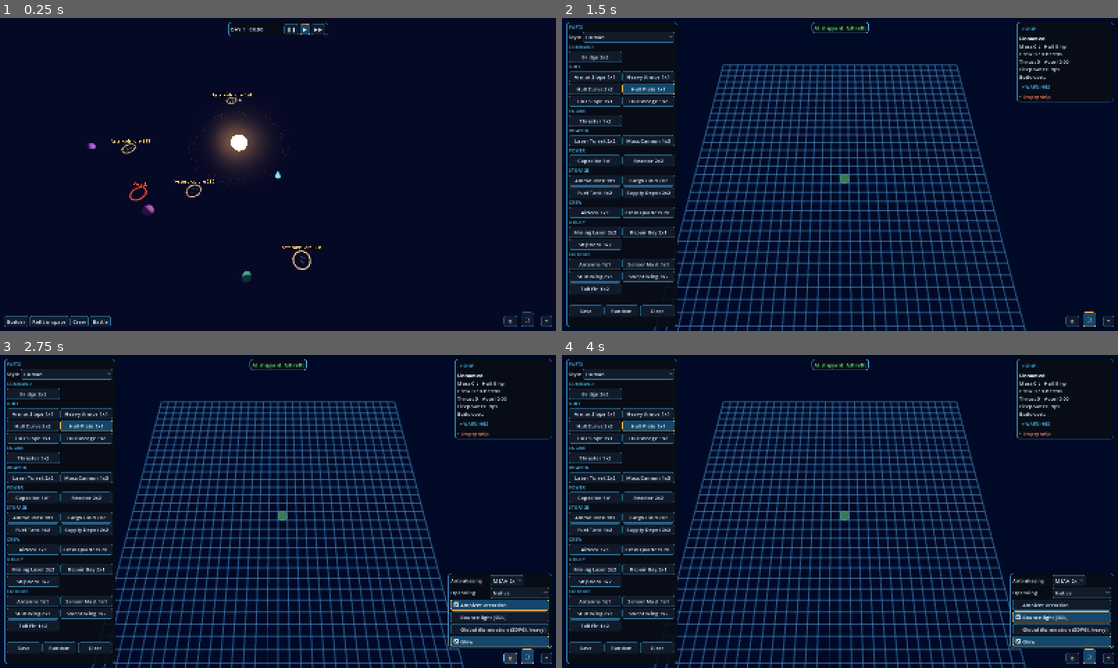
Above: before the commit, frames 1-4 (two rows, left to right).
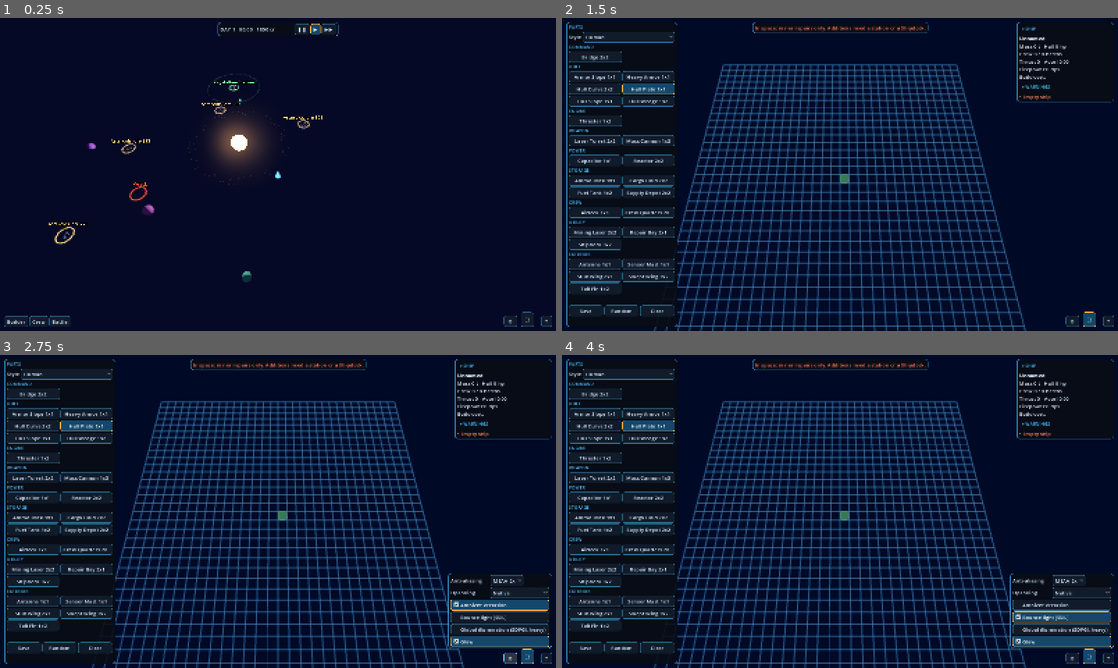
Above: after the commit, the same moments.

Repository: Littlebutta/Space-Lord
Game: Godot game, scene res://scenes/main.tscn
Same seed, same stepped clock (60 frames per second), same inputs: the game is played once before the commit and once after it.
Inputs:
- Up to frame 1 (0.25 s): no input
- Up to frame 2 (1.5 s): click "Builder" at 0.5 s; click "⛶" at 1.25 s
- Up to frame 3 (2.75 s): click "⚙" at 2 s
- Up to frame 4 (4 s): click "Ambient occlusion" at 2.75 s; click "Bounce light (SSIL)" at 3.5 s

The runs differ from the first frame. In frame 1, 1.3% of the frame differs, in the area x 5-61%, y 1-99%; in frame 2, 0.4%; in frame 3, 0.4%; in frame 4, 0.4%.

Commit message:
Neutral space stations, credits and faction blueprints
One station per system on the map, run by a non-human faction. Fly to
it to hire crew, buy food, sell ore from the hold and buy that faction's
part blueprints. Being in station range allows full refits; blueprint
parts are locked in the builder until bought. Wallet carries credits,
crew and cargo between scenes.

Co-Authored-By: Claude Opus 5.5 <noreply@anthropic.com>
Claude-Session: https://claude.ai/code/session_0127pNqkN6sWGLJCGkakimeC

Diff:
--- /dev/null
+++ b/godot/data/blueprints/bio_cannon.tres
@@ -0,0 +1,10 @@
+[gd_resource type="Resource" script_class="Blueprint" load_steps=2 format=3]
+
+[ext_resource type="Script" path="res://scripts/economy/blueprint.gd" id="1"]
+
+[resource]
+script = ExtResource("1")
+module = &"cannon"
+theme = &"bio"
+price = 400
+materials = {"copper": 10.0}
--- /dev/null
+++ b/godot/data/blueprints/bio_engine.tres
@@ -0,0 +1,10 @@
+[gd_resource type="Resource" script_class="Blueprint" load_steps=2 format=3]
+
+[ext_resource type="Script" path="res://scripts/economy/blueprint.gd" id="1"]
+
+[resource]
+script = ExtResource("1")
+module = &"engine"
+theme = &"bio"
+price = 300
+materials = {}
--- /dev/null
+++ b/godot/data/blueprints/crystal_capacitor.tres
@@ -0,0 +1,10 @@
+[gd_resource type="Resource" script_class="Blueprint" load_steps=2 format=3]
+
+[ext_resource type="Script" path="res://scripts/economy/blueprint.gd" id="1"]
+
+[resource]
+script = ExtResource("1")
+module = &"capacitor"
+theme = &"crystal"
+price = 300
+materials = {"silicon": 6.0}
--- /dev/null
+++ b/godot/data/blueprints/crystal_turret.tres
@@ -0,0 +1,10 @@
+[gd_resource type="Resource" script_class="Blueprint" load_steps=2 format=3]
+
+[ext_resource type="Script" path="res://scripts/economy/blueprint.gd" id="1"]
+
+[resource]
+script = ExtResource("1")
+module = &"turret"
+theme = &"crystal"
+price = 450
+materials = {"silicon": 12.0}
--- /dev/null
+++ b/godot/data/blueprints/scrap_armor.tres
@@ -0,0 +1,10 @@
+[gd_resource type="Resource" script_class="Blueprint" load_steps=2 format=3]
+
+[ext_resource type="Script" path="res://scripts/economy/blueprint.gd" id="1"]
+
+[resource]
+script = ExtResource("1")
+module = &"armor"
+theme = &"scrap"
+price = 200
+materials = {}
--- /dev/null
+++ b/godot/data/blueprints/scrap_mining_laser.tres
@@ -0,0 +1,10 @@
+[gd_resource type="Resource" script_class="Blueprint" load_steps=2 format=3]
+
+[ext_resource type="Script" path="res://scripts/economy/blueprint.gd" id="1"]
+
+[resource]
+script = ExtResource("1")
+module = &"mining_laser"
+theme = &"scrap"
+price = 350
+materials = {"iron": 15.0}
--- a/godot/scripts/crew/crew_test.gd
+++ b/godot/scripts/crew/crew_test.gd
@@ -19,7 +19,8 @@
 
 func _ready() -> void:
 	var d := SiteScene.prepare(_design())
-	_ship.setup(d, maxi(int(d.total(&"berths")), int(d.total(&"crew")) + 2))
+	_ship.setup(d, Wallet.crew_for(d))
+	Wallet.board(_ship.sim.state.storage)
 	$Panel.bind(_ship.sim)
 	$UI/Tags.bind(_ship)
 	$UI/Orders.bind(_ship)
@@ -106,7 +107,9 @@
 		KEY_V: _ship.hulk.outside = not _ship.hulk.outside
 		KEY_F: _fire()
 		KEY_SPACE: _follow = not _follow
-		KEY_ESCAPE: get_tree().change_scene_to_file("res://scenes/main.tscn")
+		KEY_ESCAPE:
+			Wallet.unload(_ship.sim.state.storage, _ship.sim.crew.size())
+			get_tree().change_scene_to_file("res://scenes/main.tscn")
 
 
 ## Every working weapon fires once, a little staggered.
--- /dev/null
+++ b/godot/scripts/economy/blueprint.gd
@@ -0,0 +1,69 @@
+class_name Blueprint
+extends Resource
+## Plans for one part in one faction's style, sold at that faction's
+## stations. A part and theme pair with a blueprint file is locked in the
+## builder until bought. Unique race parts get one .tres each under
+## res://data/blueprints, so new ones need no code.
+
+const DIR := "res://data/blueprints/"
+
+@export var module: StringName  # ShipModule.id
+@export var theme: StringName  # ShipTheme.id, the faction selling it
+@export var price := 200  # credits
+@export var materials := {}  # raw materials paid on top, from the hold
+
+static var _all: Array[Blueprint] = []
+
+
+static func all() -> Array[Blueprint]:
+	if _all.is_empty():
+		for f in ResourceLoader.list_directory(DIR):
+			var b := load(DIR + f) as Blueprint
+			if b:
+				_all.append(b)
+	return _all
+
+
+## Blueprints a station of faction `tid` sells.
+static func sold_by(tid: StringName) -> Array[Blueprint]:
+	return all().filter(func(b): return b.theme == tid)
+
+
+static func find(mid: StringName, tid: StringName) -> Blueprint:
+	for b in all():
+		if b.module == mid and b.theme == tid:
+			return b
+	return null
+
+
+## Why `m` can't be built in theme `tid` right now, or "" if it can.
+static func why_locked(m: ShipModule, tid: StringName) -> String:
+	var b := find(m.id, tid)
+	if b and not Wallet.owns(b):
+		return "Needs the %s blueprint from a %s station" % [b.title(),
+				ShipTheme.by_id(tid).display_name]
+	return ""
+
+
+func key() -> StringName:
+	return StringName("%s/%s" % [theme, module])
+
+
+func title() -> String:
+	var m := ModuleLibrary.by_id(module)
+	return "%s %s" % [ShipTheme.by_id(theme).display_name,
+			m.display_name if m else String(module)]
+
+
+## Pays credits and materials from the carried hold; false if short.
+func buy() -> bool:
+	if Wallet.owns(self) or Wallet.credits < price:
+		return false
+	for k in materials:
+		if Wallet.cargo.get(k, 0.0) < materials[k]:
+			return false
+	for k in materials:
+		Wallet.cargo[k] -= materials[k]
+	Wallet.pay(price)
+	Wallet.owned.append(key())
+	return true
--- /dev/null
+++ b/godot/scripts/economy/wallet.gd
@@ -0,0 +1,88 @@
+class_name Wallet
+extends RefCounted
+## The player's money and what they carry between scenes: credits, the
+## ore and food in the hold, how many crew are aboard and which part
+## blueprints they own. Static like Travel, so it lasts the whole run.
+
+const PRICES := {"iron": 2, "copper": 4, "silicon": 5, "gold": 20, "food": 2}
+const SELL_SHARE := 0.8  # stations buy ore at this share of PRICES
+const HIRE := 150  # credits per new crew member
+const SAVE := "user://ships/player.tres"
+
+static var credits := 1000
+static var cargo := {}  # resource -> units carried between scenes
+static var crew := -1  # crew aboard, or -1 to fill every berth
+static var owned: Array[StringName] = []  # Blueprint.key() values
+static var _base := {}  # ore the local scene started with
+
+
+static func pay(cost: int) -> bool:
+	if cost > credits:
+		return false
+	credits -= cost
+	return true
+
+
+## Sells every unit of `res` carried; returns credits earned.
+static func sell(res: String) -> int:
+	var got := int(cargo.get(res, 0.0) * PRICES[res] * SELL_SHARE)
+	cargo.erase(res)
+	credits += got
+	return got
+
+
+static func owns(bp: Blueprint) -> bool:
+	return owned.has(bp.key())
+
+
+## Crew to start a scene with: saved count, else every berth.
+static func crew_for(d: ShipDesign) -> int:
+	var full := maxi(int(d.total(&"berths")), int(d.total(&"crew")) + 2)
+	return full if crew < 0 else mini(crew, full)
+
+
+## The player's saved ship, or null.
+static func ship() -> ShipDesign:
+	return load(SAVE) as ShipDesign if ResourceLoader.exists(SAVE) else null
+
+
+## Loads carried cargo into a scene's ship storage. The ore baseline is
+## taken first, so carried ore goes back into the hold on unload.
+static func board(s: Storage) -> void:
+	for k in Materials.ALL:
+		_base[k] = s.get_amount(k)
+	var left := {}
+	for k in cargo:
+		var n: float = cargo[k] - s.put(k, cargo[k])
+		if n > 0.0 and k not in Materials.ALL:
+			left[k] = n  # ore that doesn't fit is lost, food waits
+	cargo = left
+
+
+## Leaving a scene: ore gained there goes into the carried hold.
+static func unload(s: Storage, crew_left: int) -> void:
+	for k in Materials.ALL:
+		var n: float = s.get_amount(k) - _base.get(k, 0.0)
+		if n > 0.0:
+			cargo[k] = cargo.get(k, 0.0) + n
+	_base.clear()
+	crew = crew_left
+
+
+## Hires one crew member for ship `d` if a berth and the credits allow.
+static func hire(d: ShipDesign) -> bool:
+	var have := crew_for(d)
+	if have >= int(d.total(&"berths")) or not pay(HIRE):
+		return false
+	crew = have + 1
+	return true
+
+
+## Buys up to `qty` food, as much as the ship's food storage can take.
+static func buy_food(d: ShipDesign, qty: float) -> bool:
+	var room: float = d.build_storage().capacity.get("food", 0.0) - cargo.get("food", 0.0)
+	var n := minf(qty, room)
+	if n < 1.0 or not pay(int(ceil(n * PRICES.food))):
+		return false
+	cargo["food"] = cargo.get("food", 0.0) + n
+	return true
--- a/godot/scripts/map/map_fleet.gd
+++ b/godot/scripts/map/map_fleet.gd
@@ -2,10 +2,11 @@
 ## The player's ship on the system map, and the sites around it. Right
 ## click to fly somewhere (or to a site); it moves with game time, so it
 ## stops when paused and hurries when sped up. Reaching a site opens its
-## local scene.
+## local scene, or the trade window at a station.
 
 const SCENE := "res://scenes/crew/crew_test.tscn"
-const COLORS := {&"wreck": Color(1.0, 0.3, 0.2), &"asteroids": Color(0.9, 0.75, 0.45)}
+const COLORS := {&"wreck": Color(1.0, 0.3, 0.2), &"asteroids": Color(0.9, 0.75, 0.45),
+		&"station": Color(0.45, 1.0, 0.6)}
 
 var _icon := MeshInstance3D.new()
 var _flag := MeshInstance3D.new()  # where we're headed
@@ -46,6 +47,8 @@
 	t.material = MapGlow.make(COLORS[s.kind])
 	ring.mesh = t
 	n.add_child(ring)
+	if s.kind == &"station":
+		n.add_child(_station(COLORS.station))
 	if s.kind == &"asteroids":
 		for k in 5:
 			var rock := MeshInstance3D.new()
@@ -81,7 +84,14 @@
 		var s: Dictionary = Travel.sites[i]
 		_pings[i].scale = Vector3.ONE * (pulse if s.kind == &"wreck" else 1.0)
 		_labels[i].text = s.name + ("  ore %d" % s.ore if s.kind == &"asteroids" else "")
-	if reached >= 0:
+	Shipyard.docked = not Travel.near_station().is_empty()
+	if reached >= 0 and Travel.sites[reached].kind == &"station":
+		for old in find_children("", "StationPanel", false, false):
+			old.queue_free()
+		var p := StationPanel.new()
+		p.site = Travel.sites[reached]
+		add_child(p)
+	elif reached >= 0:
 		Travel.here = reached
 		get_tree().change_scene_to_file(SCENE)
 
@@ -98,3 +108,32 @@
 	Travel.aim = Travel.site_at(hit, 6.0)
 	Travel.dest = Travel.sites[Travel.aim].pos if Travel.aim >= 0 else hit
 	get_viewport().set_input_as_handled()
+
+
+
+## Placeholder station: a hub, a spinning-wheel ring and a faint ring
+## marking the refit range.
+func _station(c: Color) -> Node3D:
+	var n := Node3D.new()
+	var hub := MeshInstance3D.new()
+	var cyl := CylinderMesh.new()
+	cyl.top_radius = 0.6
+	cyl.bottom_radius = 0.6
+	cyl.height = 4.0
+	hub.mesh = cyl
+	n.add_child(hub)
+	var wheel := MeshInstance3D.new()
+	var t := TorusMesh.new()
+	t.inner_radius = 2.2
+	t.outer_radius = 2.8
+	wheel.mesh = t
+	wheel.rotation.x = 0.4
+	n.add_child(wheel)
+	var range_ := MeshInstance3D.new()
+	var r := TorusMesh.new()
+	r.inner_radius = Travel.DOCK_RANGE - 0.3
+	r.outer_radius = Travel.DOCK_RANGE
+	r.material = MapGlow.make(Color(c, 0.25))
+	range_.mesh = r
+	n.add_child(range_)
+	return n
--- /dev/null
+++ b/godot/scripts/map/station_panel.gd
@@ -0,0 +1,89 @@
+class_name StationPanel
+extends CanvasLayer
+## Trade window for a neutral station: hire crew, buy food, sell ore
+## carried in the hold and buy the station faction's part blueprints.
+## Refit opens the builder with full station refit rights.
+
+var site: Dictionary
+var _body := VBoxContainer.new()
+
+
+func _ready() -> void:
+	var p := PanelContainer.new()
+	p.custom_minimum_size.x = 340
+	p.add_child(_body)
+	UiKit.pin(self, p, Control.PRESET_CENTER_RIGHT)
+	_fill()
+
+
+func _process(_delta: float) -> void:
+	if site.pos.distance_to(Travel.pos) > Travel.DOCK_RANGE:
+		queue_free()  # flew off
+
+
+## Rebuilds the window; every purchase calls this to show new totals.
+func _fill() -> void:
+	for c in _body.get_children():
+		c.queue_free()
+	var d := Wallet.ship()
+	_body.add_child(UiKit.header(site.name))
+	_line("Credits %d" % Wallet.credits)
+	_body.add_child(UiKit.header("Services"))
+	if d:
+		_buy("Crew aboard %d / %d berths" % [Wallet.crew_for(d), d.total(&"berths")],
+				"Hire (%d cr)" % Wallet.HIRE, Wallet.hire.bind(d))
+		_buy("Food in hold %.0f" % Wallet.cargo.get("food", 0.0),
+				"Buy 20 (%d cr)" % (20 * Wallet.PRICES.food), Wallet.buy_food.bind(d, 20.0))
+	else:
+		_line("Build and save a ship to hire crew or buy food")
+	_body.add_child(UiKit.header("Sell ore"))
+	var any := false
+	for k in Materials.ALL:
+		var n: float = Wallet.cargo.get(k, 0.0)
+		if n >= 1.0:
+			any = true
+			var cr := int(n * Wallet.PRICES[k] * Wallet.SELL_SHARE)
+			_buy("%s %.0f" % [k.capitalize(), n], "Sell (%d cr)" % cr, Wallet.sell.bind(k))
+	if not any:
+		_line("No ore in the hold. Mine asteroids, then come back.")
+	_body.add_child(UiKit.header("Blueprints"))
+	for b in Blueprint.sold_by(site.faction):
+		var cost := "%d cr" % b.price
+		if not b.materials.is_empty():
+			cost += ", " + Materials.line(b.materials)
+		var btn := _buy("%s\n%s" % [b.title(), cost], "Owned" if Wallet.owns(b) else "Buy", b.buy)
+		btn.disabled = Wallet.owns(b)
+	var row := HBoxContainer.new()
+	_body.add_child(row)
+	_button(row, "Refit ship", _refit)
+	_button(row, "Undock", queue_free)
+
+
+func _line(t: String) -> void:
+	var l := Label.new()
+	l.text = t
+	_body.add_child(l)
+
+
+## A label with a button; the button runs `act` and refreshes.
+func _buy(t: String, label: String, act: Callable) -> Button:
+	var row := HBoxContainer.new()
+	var l := Label.new()
+	l.text = t
+	l.size_flags_horizontal = Control.SIZE_EXPAND_FILL
+	row.add_child(l)
+	_body.add_child(row)
+	return _button(row, label, func(): act.call(); _fill())
+
+
+func _button(row: Control, t: String, act: Callable) -> Button:
+	var b := Button.new()
+	b.text = t
+	b.pressed.connect(act)
+	row.add_child(b)
+	return b
+
+
+func _refit() -> void:
+	Shipyard.docked = true
+	get_tree().change_scene_to_file("res://scenes/ship_editor/ship_editor.tscn")
--- a/godot/scripts/map/travel.gd
+++ b/godot/scripts/map/travel.gd
@@ -1,18 +1,19 @@
 class_name Travel
 extends RefCounted
 ## The player's place on the system map, kept across scene changes, and
-## the map sites (wrecks, asteroid nodes) they can stop at. Ore left in
-## each asteroid node is remembered here too.
+## the map sites (wrecks, asteroid nodes, the system's neutral station)
+## they can stop at. Ore left in each asteroid node is remembered here too.
 
 const SPEED := 6.0  # map units per game hour
 const REACH := 4.0  # this close to a site counts as arrived
+const DOCK_RANGE := 25.0  # within this of a station you can refit
 
 static var pos := Vector3(30.0, 0.0, 30.0)
 static var dest: Variant = null  # Vector3 to fly to, or null
 static var heading := 0.0
 static var aim := -1  # site we're flying to, or -1
 static var here := -1  # site whose local scene is open, or -1
-static var sites: Array[Dictionary] = []  # {kind, pos, name, ore, seed}
+static var sites: Array[Dictionary] = []  # {kind, pos, name, ore, seed, faction}
 
 
 ## Test sites: one wreck and a few asteroid nodes, made once per run.
@@ -23,7 +24,8 @@
 	rng.seed = seed_
 	sites.append({kind = &"wreck", pos = Vector3(-60, 0, 45), name = "Wreck",
 			ore = 0.0, seed = rng.randi()})
-	while sites.size() < 5:
+	_station(rng)
+	while sites.size() < 6:
 		var a := rng.randf() * TAU
 		var p := Vector3(cos(a), 0.0, sin(a)) * rng.randf_range(40.0, 120.0)
 		if site_at(p, 30.0) >= 0:
@@ -61,3 +63,22 @@
 
 static func site() -> Dictionary:
 	return sites[here] if here >= 0 and here < sites.size() else {}
+
+
+## One neutral station per system, run by a non-human faction whose
+## blueprints it sells.
+static func _station(rng: RandomNumberGenerator) -> void:
+	var fs := ShipTheme.all().filter(func(t): return t.id != &"human")
+	var f: ShipTheme = fs[rng.randi() % fs.size()] if fs else ShipTheme.all()[0]
+	var a := rng.randf() * TAU
+	sites.append({kind = &"station", pos = Vector3(cos(a), 0, sin(a)) * 75.0,
+			name = "%s Station" % f.display_name, ore = 0.0, seed = rng.randi(),
+			faction = f.id})
+
+
+## The station in refit range of the player, or {}.
+static func near_station() -> Dictionary:
+	for s in sites:
+		if s.kind == &"station" and s.pos.distance_to(pos) < DOCK_RANGE:
+			return s
+	return {}
--- a/godot/scripts/ship_editor/ship_editor.gd
+++ b/godot/scripts/ship_editor/ship_editor.gd
@@ -77,6 +77,7 @@
 			_ui.flash("Needs a shipyard or a Shipdock module")
 		elif event.button_index == MOUSE_BUTTON_LEFT and picked:
 			var why := ShipRules.why_not(design, picked, _origin(), turn)
+			why = why if why else Blueprint.why_locked(picked, theme_id)
 			if why:
 				_ui.flash(why)
 			else:
@@ -84,7 +85,7 @@
 		elif event.button_index == MOUSE_BUTTON_RIGHT:
 			design.remove_at(_cell)
 		elif event.button_index == MOUSE_BUTTON_MIDDLE:
-			design.paint(_cell, theme_id)
+			_paint()
 		_update_ghost()
 	elif event is InputEventKey and event.pressed and not event.echo:
 		match event.keycode:
@@ -92,6 +93,16 @@
 			KEY_V: _view.outside = not _view.outside
 			KEY_ESCAPE: get_tree().change_scene_to_file(MAP_SCENE)
 		_update_ghost()
+
+
+## Repaints the part under the mouse unless that style is locked.
+func _paint() -> void:
+	var i := design.index_at(_cell)
+	var why := Blueprint.why_locked(design.modules[i], theme_id) if i >= 0 else ""
+	if why:
+		_ui.flash(why)
+	else:
+		design.paint(_cell, theme_id)
 
 
 ## Grid cell under the mouse, on the y = 0 build plane.
@@ -117,7 +128,8 @@
 	var mat := StandardMaterial3D.new()
 	mat.shading_mode = BaseMaterial3D.SHADING_MODE_UNSHADED
 	mat.transparency = BaseMaterial3D.TRANSPARENCY_ALPHA
-	var ok := design.fits(picked, r.position, turn)
+	var ok := design.fits(picked, r.position, turn) \
+			and Blueprint.why_locked(picked, theme_id).is_empty()
 	mat.albedo_color = Color(0.3, 1, 0.5, 0.45) if ok else Color(1, 0.3, 0.3, 0.45)
 	var t := ShipTheme.by_id(theme_id)
 	_ghost.mesh = ShipView.part_mesh(picked, r, turn, t, design.occupied())
--- a/godot/scripts/ships/shipyard.gd
+++ b/godot/scripts/ships/shipyard.gd
@@ -6,7 +6,7 @@
 
 const MAJOR := 0.5  # below this share of hp a repair counts as major
 
-static var docked := true  # set by the map once stations exist
+static var docked := true  # near a station; the map keeps this current
 
 
 static func has_dock(d: ShipDesign) -> bool:
@@ -25,7 +25,7 @@
 ## One line for the builder: where we are and what's allowed.
 static func status(d: ShipDesign) -> String:
 	if docked:
-		return "At shipyard: full refit"
+		return "At station: full refit"
 	if has_dock(d):
 		return "In space: Shipdock aboard, full refit"
-	return "In space: minor repairs only. Additions need a shipyard or a Shipdock."
+	return "In space: minor repairs only. Additions need a station or a Shipdock."
--- a/godot/scripts/ui/hud.gd
+++ b/godot/scripts/ui/hud.gd
@@ -3,9 +3,9 @@
 ## buttons bottom-left, and the controls behind "?" (F1).
 
 const HELP := "Space pause · 1/2 speed · WASD pan · middle mouse drag rotate\n" \
-		+ "Wheel zoom · B builder at shipyard · N builder in space · C crew · V battle\n" \
-		+ "Right click fly your ship there, or to a wreck or asteroid ping"
-const SCREENS := {"Builder": KEY_B, "Refit in space": KEY_N, "Crew": KEY_C, "Battle": KEY_V}
+		+ "Wheel zoom · B builder (refits near a station) · C crew · V battle\n" \
+		+ "Right click fly your ship there, or to a wreck, asteroid or station ping"
+const SCREENS := {"Builder": KEY_B, "Crew": KEY_C, "Battle": KEY_V}
 
 var _clock := Label.new()
 var _speed: Array[Button] = []
@@ -15,7 +15,7 @@
 	var bar := PanelContainer.new()
 	var row := HBoxContainer.new()
 	bar.add_child(row)
-	_clock.custom_minimum_size.x = 150
+	_clock.custom_minimum_size.x = 210
 	row.add_child(_clock)
 	for i in GameClock.NAMES.size():
 		var b := Button.new()
@@ -37,7 +37,8 @@
 
 
 func _process(_delta: float) -> void:
-	_clock.text = "DAY %d   %02d:00" % [GameClock.day(), int(GameClock.hours) % 24]
+	_clock.text = "DAY %d   %02d:00   %d cr" % [GameClock.day(),
+			int(GameClock.hours) % 24, Wallet.credits]
 	for i in _speed.size():
 		_speed[i].set_pressed_no_signal(GameClock.speed == i)
 
@@ -50,8 +51,8 @@
 
 func _open(k: Key) -> void:
 	match k:
-		KEY_B, KEY_N:  # no stations yet, so the key picks where you are
-			Shipyard.docked = k == KEY_B
+		KEY_B:
+			Shipyard.docked = not Travel.near_station().is_empty()
 			get_tree().change_scene_to_file("res://scenes/ship_editor/ship_editor.tscn")
 		KEY_C: get_tree().change_scene_to_file("res://scenes/crew/crew_test.tscn")
 		KEY_V: get_tree().change_scene_to_file("res://scenes/combat/battle.tscn")
--- /dev/null
+++ b/godot/tests/test_station.gd
@@ -0,0 +1,40 @@
+extends SceneTree
+## Headless checks for stations, credits and blueprints:
+## godot --headless --path godot -s res://tests/test_station.gd
+
+var _fails := 0
+
+
+func _init() -> void:
+	Travel.make_sites(1337)
+	var st: Array = Travel.sites.filter(func(s): return s.kind == &"station")
+	_check(st.size() == 1, "one station per system")
+	Travel.pos = st[0].pos + Vector3(10, 0, 0)
+	_check(not Travel.near_station().is_empty(), "in refit range near the station")
+	var bp := Blueprint.find(&"cannon", &"bio")
+	var cannon := ModuleLibrary.by_id(&"cannon")
+	_check(bp != null and Blueprint.why_locked(cannon, &"bio") != "", "bio cannon locked")
+	_check(Blueprint.why_locked(cannon, &"human") == "", "human cannon free")
+	Wallet.credits = 1000
+	_check(not bp.buy(), "blueprint needs its copper")
+	Wallet.cargo = {"copper": 12.0, "iron": 50.0}
+	_check(bp.buy() and Wallet.owns(bp), "bought the bio cannon blueprint")
+	_check(Wallet.credits == 600 and Wallet.cargo.copper == 2.0, "paid credits and copper")
+	_check(Wallet.sell("iron") == 80 and Wallet.credits == 680, "sold iron")
+	var s := Storage.new()
+	s.add_capacity({"iron": 100.0, "food": 10.0})
+	s.put("iron", 20.0)
+	Wallet.cargo = {"iron": 5.0, "food": 15.0}
+	Wallet.board(s)
+	_check(s.get_amount("iron") == 25.0 and Wallet.cargo.food == 5.0, "boarded cargo")
+	s.put("iron", 30.0)
+	Wallet.unload(s, 3)
+	_check(Wallet.cargo.iron == 35.0 and Wallet.crew == 3, "carried ore and mined ore unloaded")
+	print("station tests: %s" % ("FAILED %d" % _fails if _fails else "ok"))
+	quit(1 if _fails else 0)
+
+
+func _check(ok: bool, what: String) -> void:
+	if not ok:
+		_fails += 1
+		print("FAIL: ", what)
Not shown, changed: .github/workflows/game.yml
